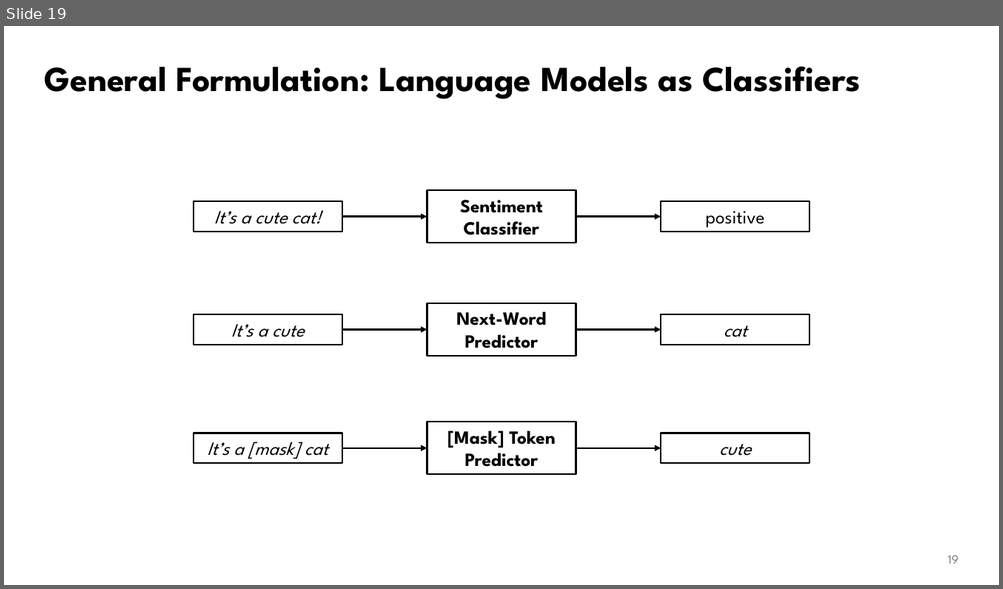
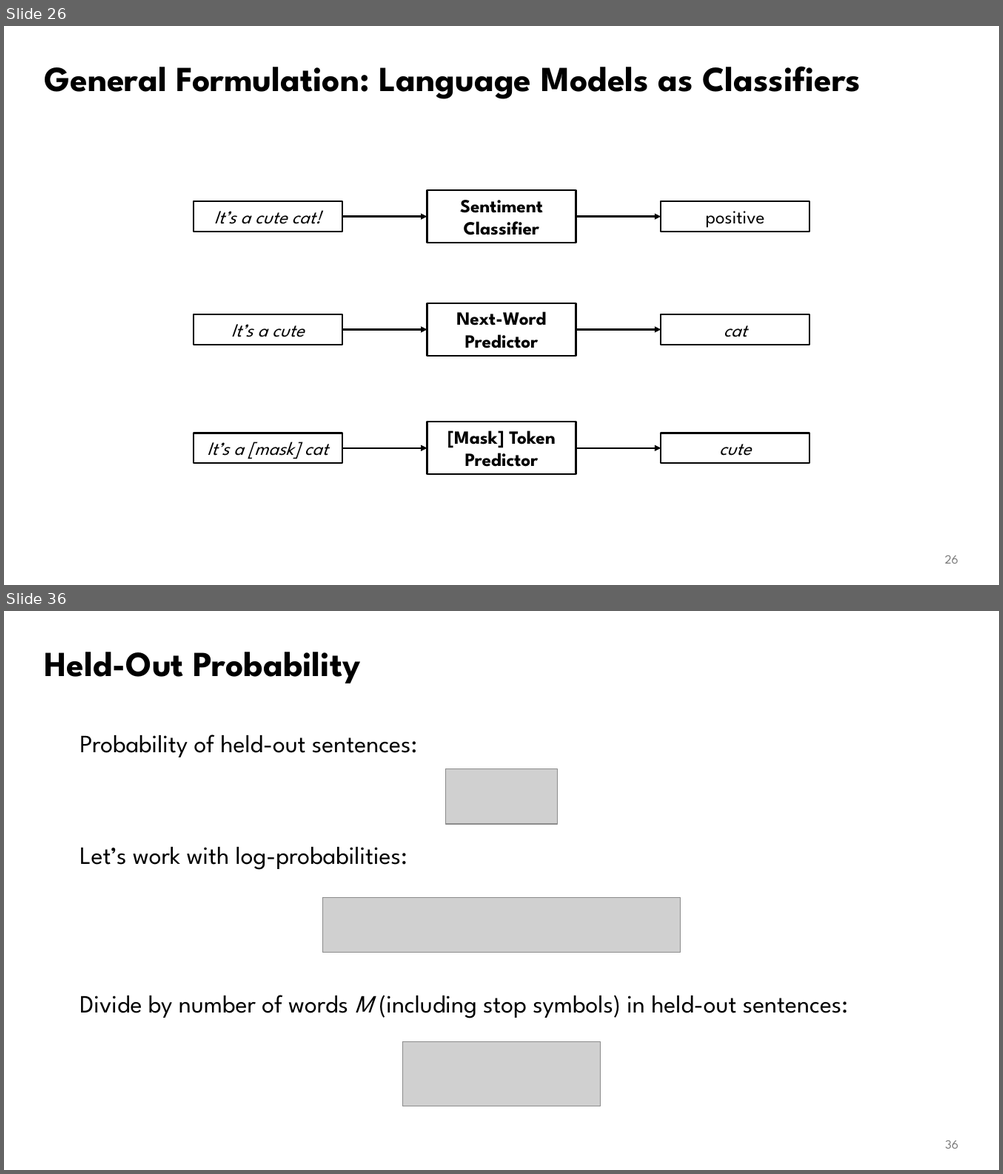
Before and after one commit to waterloo-nlp/intro-to-nlp-material, a slide deck: slides/lect6.1-lms.pptx. Shown one above the other, each under a label of ours: slide 19 before the commit, slides 26 and 36 after it; the slides between them are not shown. The pictures are 1003x589 and 1003x1174 pixels, drawn with LibreOffice and Linux fonts; fonts in the diff are those of the drawing; grey boxes stand for pictures. Boxes give left, top, right and bottom in pixels: in the first picture for what was removed or moved away, otherwise in the second. Text is boxed around its words. In the diff, an @@ line names an element or a change of style, - is before the commit and + after.

```diff
--- a/slides/lect6.1-lms.pptx
+++ b/slides/lect6.1-lms.pptx
@@ slide 36 added at (4,611,999,1170), background #FFFFFF @@
@@ title added at (45,652,361,684), 34 pt, text #000000, bold @@
+Held-Out Probability
@@ text added at (79,735,848,1019), 24 pt, text #000000 @@
+Probability of held-out sentences:
+Let’s work with log-probabilities:
+Divide by number of words M (including stop symbols) in held-out sentences:
@@ picture added at (446,769,558,824) @@
@@ picture added at (323,898,680,954) @@
@@ picture added at (402,1042,600,1106) @@
@@ page number added at (945,1141,958,1149), 12 pt, text #797979 @@
+36
@@ what was slide 19 is now slide 26 @@
@@ page number at (945,556,958,564): text changed @@
-19
+26
```
Also in this commit, not shown: 3 slides changed, 18 other slides added, 2 other files.
